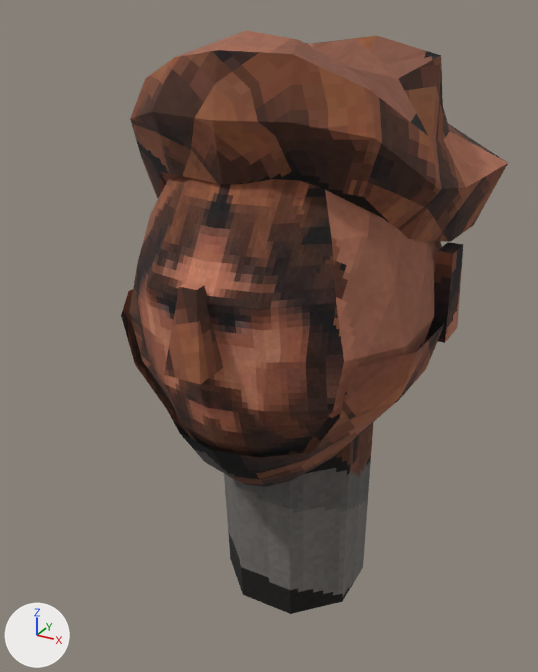
The glTF model public/heads/hero/head.glb, before and after one commit.
Rendered twice from a 50 mm lens placed at (0.217, -0.429, 1.86), pointed at (-0.016, -0.005, 1.648). The lights are fixed; the arrows at lower left show +X, +Y and +Z. The older version comes first. Vertices at exactly the same position are counted once.

Objects in the first picture: 'hero_head'.
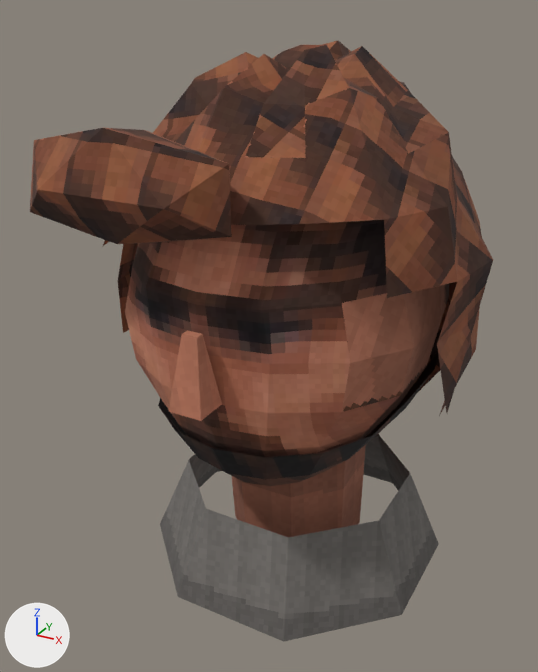
The change in detail:
me_hero_head is used by ob_hero_head; location (0.0, 0.0, 0.0).
me_hero_head had 400 vertices, 746 faces and spanned x -0.118..0.118, y -0.133..0.146, z 1.438..1.85.
me_hero_head now has 427 vertices, 766 faces and spans x -0.135..0.129, y -0.15..0.15, z 1.47..1.842.
me_hero_head part 1: the loose piece of 8 vertices spanning x -0.012..0.012, y -0.133..-0.107, z 1.675..1.725 is scaled about its middle by (0.917, 0.835, 0.92), then moved by (0.0, -0.001, -0.025).
me_hero_head part 2: the loose piece of 16 vertices spanning x -0.054..0.054, y -0.048..0.063, z 1.438..1.602 is scaled about its middle by (0.921, 0.921, 0.75), then moved by (0.0, 0.0, 0.025).
me_hero_head part 3: the loose piece of 83 vertices spanning x -0.105..0.105, y -0.106..0.091, z 1.549..1.68 is rebuilt with 68 vertices and now spans x -0.102..0.102, y -0.106..0.064, z 1.551..1.647.
me_hero_head part 4: the loose piece of 81 vertices spanning x -0.118..0.118, y -0.095..0.146, z 1.728..1.85 is rebuilt with 129 vertices and now spans x -0.135..0.129, y -0.113..0.15, z 1.557..1.842.
me_hero_head part 5: a new loose piece of 16 vertices spanning x -0.105..0.105, y -0.093..0.117, z 1.47..1.535, in mat_hero_head_mat (picture img_face_atlas).
me_hero_head part 6: the loose piece of 8 vertices spanning x 0.094..0.106, y 0.004..0.032, z 1.666..1.724 is deleted.
me_hero_head part 7: 168 vertices removed from x -0.098..0.098, y -0.111..0.121, z 1.559..1.806; 162 vertices added at x -0.111..0.103, y -0.15..0.109, z 1.559..1.807.
Other edits to the shape of me_hero_head do not show in these pictures.

Changed parts and their boxes [x1, y1, x2, y2] in the pictures (538 x 672 px; the box of a moved part takes in the faces that stretch with it):
'hero_head', reshaped (20% wider)
    before: [121, 30, 508, 614]
    after: [30, 41, 493, 642]
part 1 of me_hero_head, moved or reshaped
    before: [164, 282, 223, 384]
    after: [168, 330, 222, 421]
part 2 of me_hero_head, moved or reshaped
    before: [224, 423, 373, 614]
    after: [232, 445, 366, 538]
part 3 of me_hero_head, rebuilt
    before: [121, 289, 445, 487]
    after: [158, 350, 439, 486]
part 4 of me_hero_head, rebuilt (77% taller)
    before: [130, 30, 508, 242]
    after: [102, 41, 493, 416]
part 5 of me_hero_head, added
    after: [160, 434, 439, 642]
part 6 of me_hero_head, deleted
    before: [426, 242, 463, 343]
part 7 of me_hero_head, moved or reshaped
    before: [129, 176, 442, 458]
    after: [30, 128, 449, 457]
